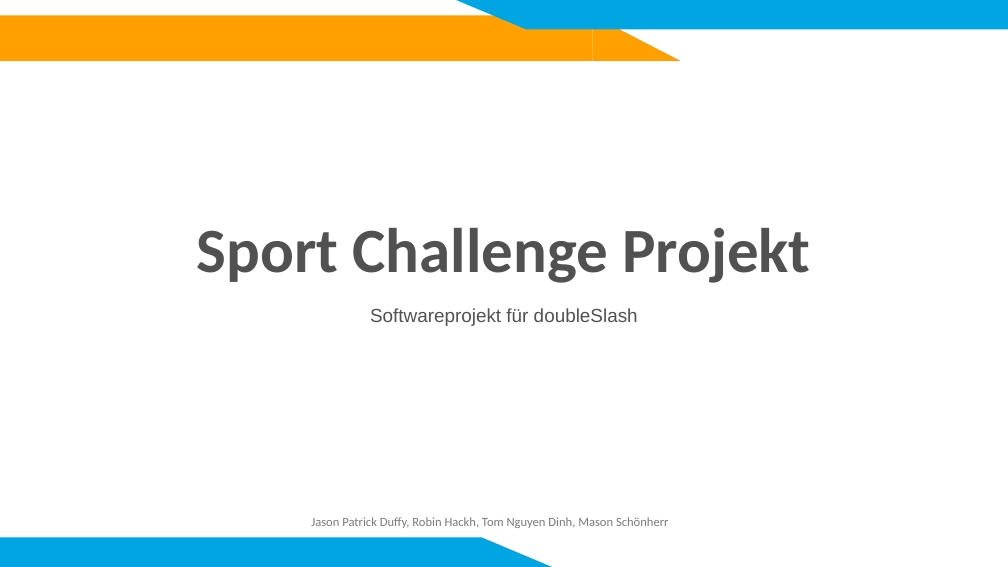
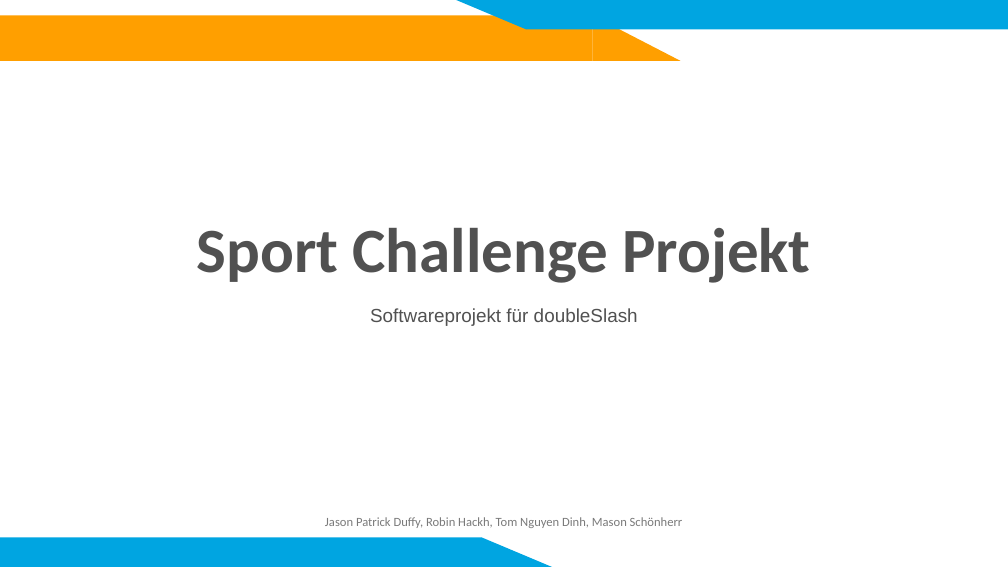
Before and after one commit to JasonDuffy/Sport-Challenge-Project, a slide deck: slide 1 of Dokumente/Sport Challenge Projekt Zwischenpräsentation Final V2.pptx. Drawn at 1008x567 pixels with LibreOffice and Linux fonts; fonts in the diff are those of the drawing. Boxes give left, top, right and bottom in pixels: in the first picture for what was removed or moved away, otherwise in the second. Text is boxed around its words. In the diff, an @@ line names an element or a change of style, - is before the commit and + after.

```diff
--- a/Dokumente/Sport Challenge Projekt Zwischenpräsentation Final V2.pptx
+++ b/Dokumente/Sport Challenge Projekt Zwischenpräsentation Final V2.pptx
@@ text "Jason Patrick Duffy, Robin Hackh, ...": place and size @@
-text "Jason Patrick Duffy, Robin Hackh, ..." at (311, 517, 669, 528)
+text "Jason Patrick Duffy, Robin Hackh, ..." at (325, 517, 683, 528)
```
Also in this commit, not shown: 1 other slide changed, 18 other files.
